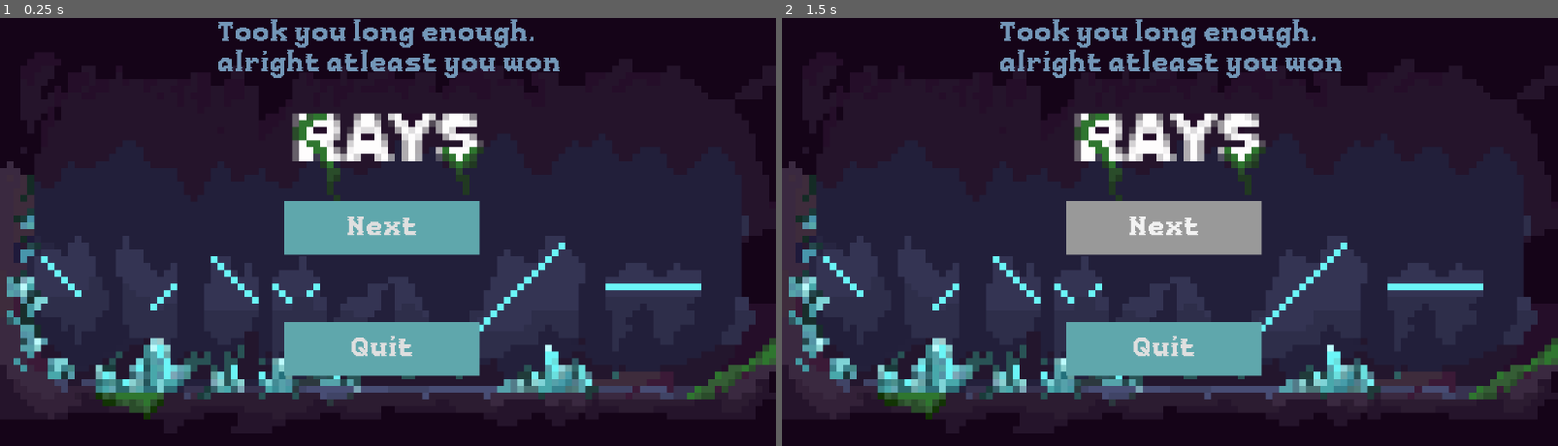
Above: before the commit, frames 1-2 (left to right).
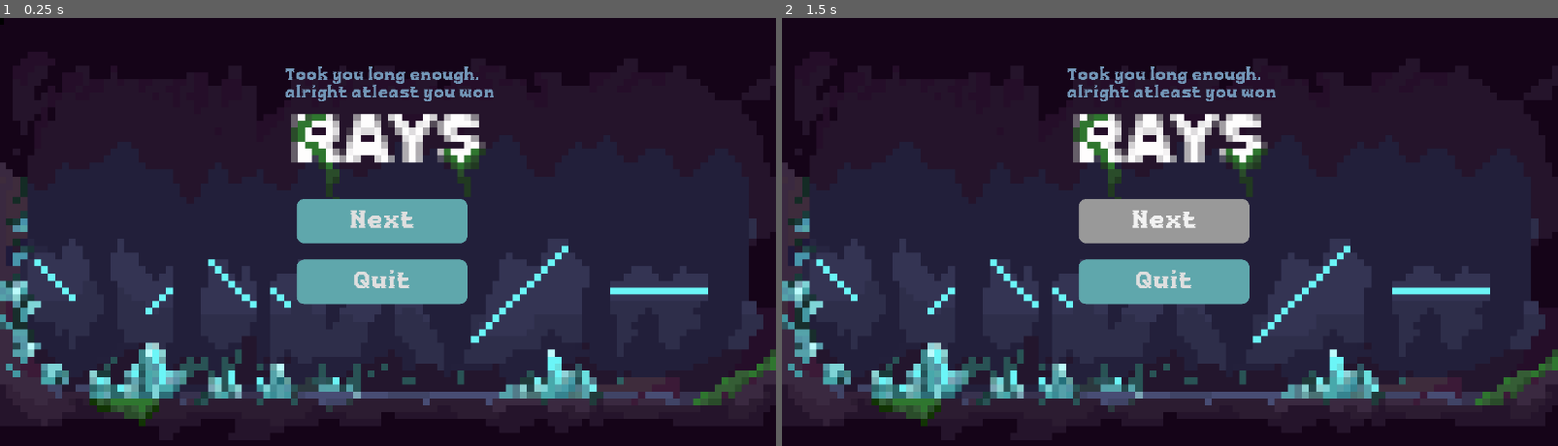
Above: after the commit, the same moments.

Repository: Alfreditann/rays2.1
Game: Godot game, scene res://Scenes/win_screen.tscn
The game is run twice, just before and just after one commit, with the same random seed, the same clock (stepped at 60 frames per second) and the same inputs. This scene is started directly instead of the project's main scene. Video files are missing from this copy of the repository; at most half a second of black plays in their place.
Inputs:
- Up to frame 1 (0.25 s): no input
- Up to frame 2 (1.5 s): click "Next" at 0.5 s; click "Next" at 1.25 s

The runs differ from the first frame. In frame 1, 19% of the frame differs, in the area x 0-100%, y 0-96%; in frame 2, 19%.

Commit message:
Win screen + Win animation finished

Diff:
--- /dev/null
+++ b/rays/GDScripts/video_stream_player.gd
@@ -0,0 +1,5 @@
+extends VideoStreamPlayer
+
+
+func _on_finished() -> void:
+	$VideoStreamPlayer.visible = false
--- /dev/null
+++ b/rays/GDScripts/win_animation.gd
@@ -0,0 +1,7 @@
+extends Node2D
+
+
+
+func _on_video_stream_player_finished() -> void:
+	$VideoStreamPlayer.visible = false
+	pass # Replace with function body.
--- /dev/null
+++ b/rays/Scenes/win_animation.tscn
@@ -0,0 +1,23 @@
+[gd_scene load_steps=3 format=3 uid="uid://dqvpduyg04iqq"]
+
+[ext_resource type="VideoStream" uid="uid://ki7ss5drxhv" path="res://Assets/Animations/Tower-long.ogv" id="1_hs38m"]
+[ext_resource type="Script" uid="uid://bxeiykheh3dcs" path="res://GDScripts/win_animation.gd" id="1_qe5j4"]
+
+[node name="WinAnimation" type="Node2D"]
+position = Vector2(542, 300)
+script = ExtResource("1_qe5j4")
+
+[node name="VideoStreamPlayer" type="VideoStreamPlayer" parent="."]
+offset_left = -2384.0
+offset_top = -1364.0
+offset_right = 2430.0
+offset_bottom = 1342.0
+stream = ExtResource("1_hs38m")
+autoplay = true
+
+[node name="Camera2D" type="Camera2D" parent="."]
+position = Vector2(17, -15)
+zoom = Vector2(0.244, 0.244)
+
+[connection signal="finished" from="VideoStreamPlayer" to="." method="_on_video_stream_player_finished"]
+[connection signal="finished" from="VideoStreamPlayer" to="VideoStreamPlayer" method="_on_finished"]
--- a/rays/Scenes/win_screen.tscn
+++ b/rays/Scenes/win_screen.tscn
@@ -1,20 +1,38 @@
-[gd_scene load_steps=10 format=3 uid="uid://2ut6ymjrct3k"]
+[gd_scene load_steps=11 format=3 uid="uid://2ut6ymjrct3k"]
 
 [ext_resource type="Script" uid="uid://d35pss3etuopi" path="res://GDScripts/win_screen.gd" id="1_awi1s"]
 [ext_resource type="Texture2D" uid="uid://cpikebhbgg5d3" path="res://Assets/Sprites/mainmenu-rays.png" id="1_l5sol"]
 [ext_resource type="FontFile" uid="uid://d0earjg3lblmr" path="res://Assets/Fonts/pixelmax/Pixelmax-Regular.otf" id="3_bwc64"]
+[ext_resource type="PackedScene" uid="uid://dqvpduyg04iqq" path="res://Scenes/win_animation.tscn" id="4_bwc64"]
 
 [sub_resource type="StyleBoxTexture" id="StyleBoxTexture_a00f1"]
 texture = ExtResource("1_l5sol")
 
 [sub_resource type="StyleBoxFlat" id="StyleBoxFlat_l5sol"]
 bg_color = Color(0.37464148, 0.6535661, 0.6765846, 1)
+corner_radius_top_left = 45
+corner_radius_top_right = 45
+corner_radius_bottom_right = 45
+corner_radius_bottom_left = 45
 
 [sub_resource type="StyleBoxFlat" id="StyleBoxFlat_a00f1"]
+bg_color = Color(0.43588185, 0.6268152, 0.7555752, 1)
+corner_radius_top_left = 45
+corner_radius_top_right = 45
+corner_radius_bottom_right = 45
+corner_radius_bottom_left = 45
 
 [sub_resource type="StyleBoxFlat" id="StyleBoxFlat_awi1s"]
+corner_radius_top_left = 45
+corner_radius_top_right = 45
+corner_radius_bottom_right = 45
+corner_radius_bottom_left = 45
 
 [sub_resource type="StyleBoxFlat" id="StyleBoxFlat_bwc64"]
+corner_radius_top_left = 45
+corner_radius_top_right = 45
+corner_radius_bottom_right = 45
+corner_radius_bottom_left = 45
 
 [sub_resource type="StyleBoxEmpty" id="StyleBoxEmpty_85imr"]
 
@@ -32,35 +50,39 @@
 anchors_preset = 15
 anchor_right = 1.0
 anchor_bottom = 1.0
+offset_left = -1847.0
+offset_top = -1050.0
+offset_right = 1815.0
+offset_bottom = 1008.0
 grow_horizontal = 2
 grow_vertical = 2
 theme_override_styles/panel = SubResource("StyleBoxTexture_a00f1")
 
 [node name="Label" type="Label" parent="."]
 layout_mode = 0
-offset_left = 322.0
-offset_top = 2.0
-offset_right = 833.0
-offset_bottom = 131.0
+offset_left = -69.0
+offset_top = -746.0
+offset_right = 1209.0
+offset_bottom = -530.0
 theme_override_colors/font_color = Color(0.450939, 0.5923324, 0.7217891, 1)
 theme_override_fonts/font = ExtResource("3_bwc64")
-theme_override_font_sizes/font_size = 40
+theme_override_font_sizes/font_size = 100
 text = "Took you long enough,
 alright atleast you won"
 
 [node name="VBoxContainer" type="VBoxContainer" parent="."]
 layout_mode = 0
-offset_left = 422.0
-offset_top = 272.0
-offset_right = 712.0
-offset_bottom = 532.0
+offset_left = 4.0
+offset_top = 60.0
+offset_right = 1042.0
+offset_bottom = 701.0
 theme_override_constants/separation = 100
 
 [node name="Menu" type="Button" parent="VBoxContainer"]
 layout_mode = 2
 size_flags_vertical = 3
 theme_override_fonts/font = ExtResource("3_bwc64")
-theme_override_font_sizes/font_size = 40
+theme_override_font_sizes/font_size = 150
 theme_override_styles/normal = SubResource("StyleBoxFlat_l5sol")
 theme_override_styles/pressed = SubResource("StyleBoxFlat_a00f1")
 theme_override_styles/hover = SubResource("StyleBoxFlat_awi1s")
@@ -72,10 +94,15 @@
 layout_mode = 2
 size_flags_vertical = 3
 theme_override_fonts/font = ExtResource("3_bwc64")
-theme_override_font_sizes/font_size = 40
+theme_override_font_sizes/font_size = 150
 theme_override_styles/normal = SubResource("StyleBoxFlat_l5sol")
 theme_override_styles/pressed = SubResource("StyleBoxFlat_a00f1")
 theme_override_styles/hover = SubResource("StyleBoxFlat_awi1s")
 theme_override_styles/hover_mirrored = SubResource("StyleBoxFlat_bwc64")
 theme_override_styles/focus = SubResource("StyleBoxEmpty_85imr")
 text = "Quit"
+
+[node name="WinAnimation" parent="." instance=ExtResource("4_bwc64")]
+
+[connection signal="pressed" from="VBoxContainer/Menu" to="." method="_on_menu_pressed"]
+[connection signal="pressed" from="VBoxContainer/QuitGame" to="." method="_on_quit_game_pressed"]
--- a/rays/win_animation.tscn
+++ /dev/null
@@ -1,12 +0,0 @@
-[gd_scene load_steps=2 format=3 uid="uid://dqvpduyg04iqq"]
-
-[ext_resource type="VideoStream" uid="uid://ki7ss5drxhv" path="res://Assets/Animations/Tower-long.ogv" id="1_hs38m"]
-
-[node name="WinAnimation" type="Node2D"]
-
-[node name="VideoStreamPlayer" type="VideoStreamPlayer" parent="."]
-offset_right = 40.0
-offset_bottom = 40.0
-stream = ExtResource("1_hs38m")
-
-[node name="Camera2D" type="Camera2D" parent="."]
Not shown, added: rays/GDScripts/video_stream_player.gd.uid
Not shown, added: rays/GDScripts/win_animation.gd.uid
